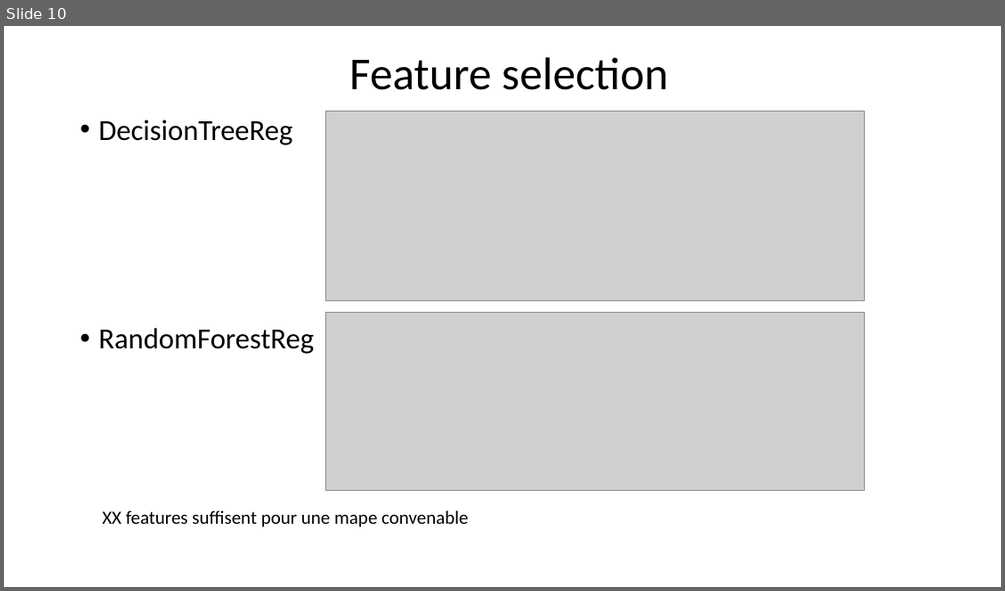
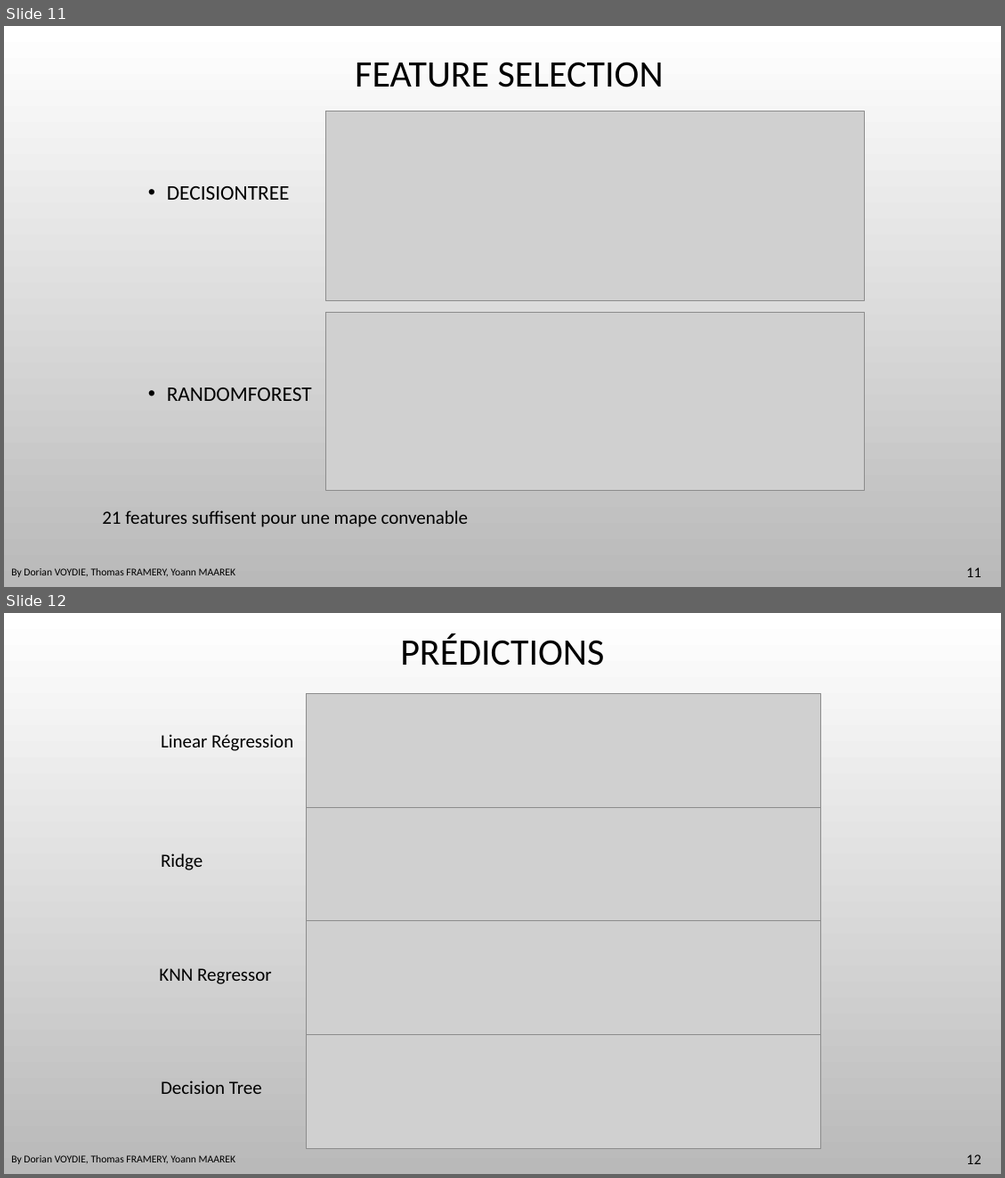
Before and after one commit to DavidBert/DEFI_IA, a slide deck: Presentation.pptx. Shown one above the other, each under a label of ours: slide 10 before the commit, slides 11 and 12 after it. The pictures are 1005x591 and 1005x1178 pixels, drawn with LibreOffice and Linux fonts; fonts in the diff are those of the drawing; grey boxes stand for pictures; background and template pictures are left out. Boxes give left, top, right and bottom in pixels: in the first picture for what was removed or moved away, otherwise in the second. Text is boxed around its words. In the diff, an @@ line names an element or a change of style, - is before the commit and + after.

```diff
--- a/Presentation.pptx
+++ b/Presentation.pptx
@@ slide 12 added at <box>4,613,1001,1174</box>, background picture (left out) @@
@@ title added at <box>400,634,604,666</box>, 36 pt, text #000000 @@
+PRÉDICTIONS
@@ picture added at <box>306,694,821,807</box> @@
@@ text added at <box>161,734,293,751</box>, 18 pt, text #000000 @@
+Linear Régression
@@ picture added at <box>306,807,821,921</box> @@
@@ text added at <box>161,853,202,870</box>, 18 pt, text #000000 @@
+Ridge
@@ picture added at <box>306,921,821,1037</box> @@
@@ text added at <box>159,968,272,984</box>, 18 pt, text #000000 @@
+KNN Regressor
@@ picture added at <box>306,1035,821,1149</box> @@
@@ text added at <box>161,1080,262,1094</box>, 18 pt, text #000000 @@
+Decision Tree
@@ text added at <box>11,1155,235,1164</box>, 10 pt, text #000000 @@
+By Dorian VOYDIE, Thomas FRAMERY, Yoann MAAREK
@@ page number added at <box>966,1154,981,1164</box>, 14 pt, text #000000 @@
+12
@@ what was slide 10 is now slide 11 @@
@@ slide 11 changed as well @@
@@ background #FFFFFF to picture (left out) @@
@@ title at <box>355,62,663,87</box>: text changed; size 44 to 36 pt @@
-Feature selection
+FEATURE SELECTION
@@ text at <box>167,186,312,401</box>: text changed; size 28 to 20 pt @@
-• DecisionTreeReg
-• RandomForestReg
+• DECISIONTREE
+• RANDOMFOREST
@@ text at <box>102,510,468,527</box>: text changed @@
-XX features suffisent pour une mape convenable
+21 features suffisent pour une mape convenable
@@ text added at <box>11,568,235,577</box>, 10 pt, text #000000 @@
+By Dorian VOYDIE, Thomas FRAMERY, Yoann MAAREK
@@ page number added at <box>966,567,981,577</box>, 14 pt, text #000000 @@
+11
```
Also in this commit, not shown: 11 other slides changed, 3 other slides added, 2 slides removed, 2 other files.
